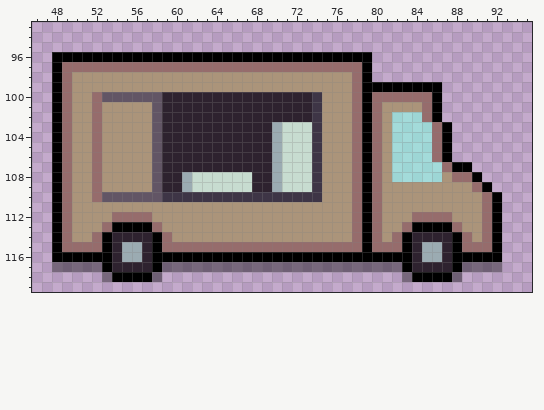
Two versions of one pixel-art file, Projects/TastyRoad/Assets/Sprites/Vehcile_customs.aseprite. That is the earlier state.
96x128 pixels, 1 frame. Colours within 5 levels of each other are drawn and written as one. Shown: x 46..95, y 93..119.
The same view after the edit:
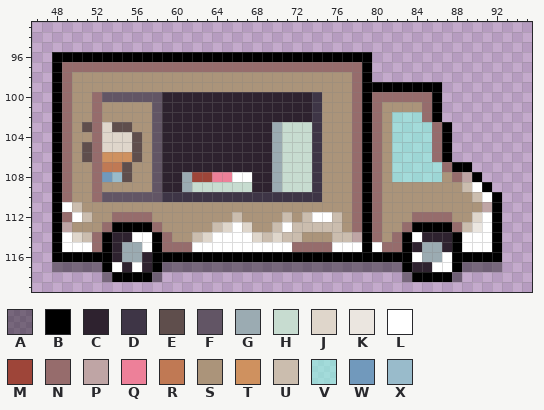
Palette (. is transparent): A #00000064  B #000000  C #2e222f  D #3e3546  E #5f4e4c  F #625565  G #9babb2  H #c7dcd0  J #dfd6cb  K #ebe6e0  L #ffffff  M #9e4539  N #966c6c  P #bfa5a5  Q #ed8099  R #c07954  S #ab947a  T #cf915f  U #cbbdae  V #8ff8e2a1  W #7199bc  X #99bbcb
Difference:
Layers "wheel", "body", "head":
y 103: x 51 S -> E; x 53..55 SSS -> JEE
y 104: x 53..56 SSSS -> JJJE
y 105: x 51 S -> E; x 53..56 SSSS -> JJJE
y 106: x 51 S -> E; x 53..56 SSSS -> TTTE
y 107: x 53..55 SSS -> RRE
y 108: x 53..55 SSS -> WXE; x 62..67 HHHHHH -> MMQQLL; x 89 N -> P
y 109: x 89..90 SN -> UL
y 110: x 90..91 SN -> UL
y 111: x 49..50 NS -> LU; x 91 N -> P
y 112: x 50..51 SS -> LU; x 66 S -> U; x 71 S -> U; x 73..76 SSSS -> ULLU; x 90..91 SN -> JL
y 113: x 49 N -> P; x 64..67 SSSS -> UJLJ; x 70..76 SSSSSSS -> ULUUUUU; x 89..91 SSN -> UKL
y 114: x 49..51 NSS -> LJU; x 56..57 CC -> LL; x 62..72 SSSSSSSSSSS -> UJLLLLJUJUU; x 76..78 SSN -> UUP; x 84 C -> L; x 89..91 NSN -> LLL
y 115: x 49..51 NNN -> LLL; x 57 C -> L; x 62..71 NNNNNNNNNN -> LLLLLLLLLL; x 76..78 NNN -> LLL; x 80 N -> L; x 89..91 NNN -> LLL
y 116: x 84 C -> L; x 87 C -> L
y 117: x 54 C -> L; x 56 C -> L; x 86..87 CC -> LL
Pixel boxes of the changes (left, top, right, bottom) in both pictures:
changed: (62, 122, 152, 272)
changed: (192, 172, 492, 272)
